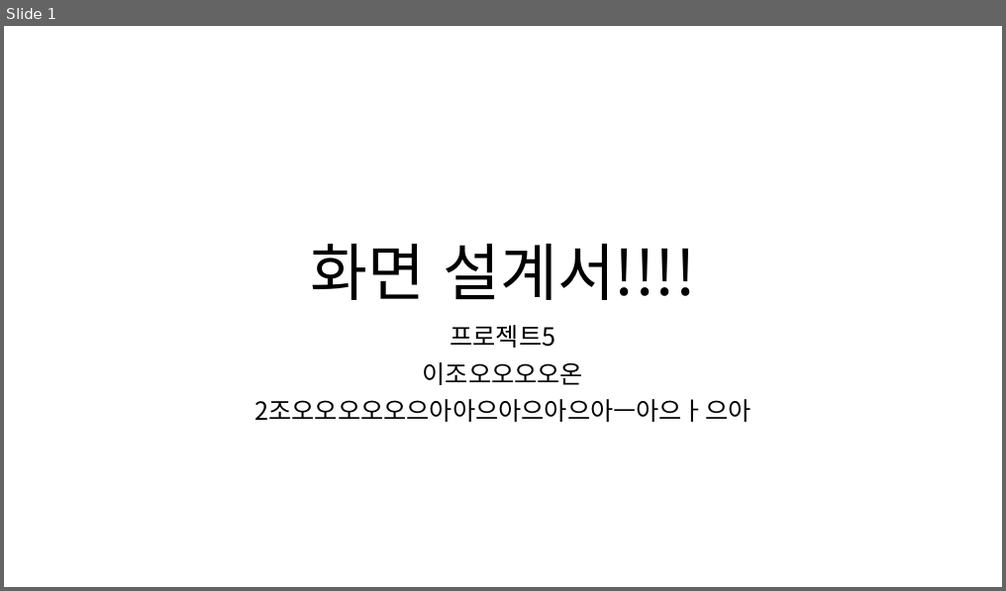
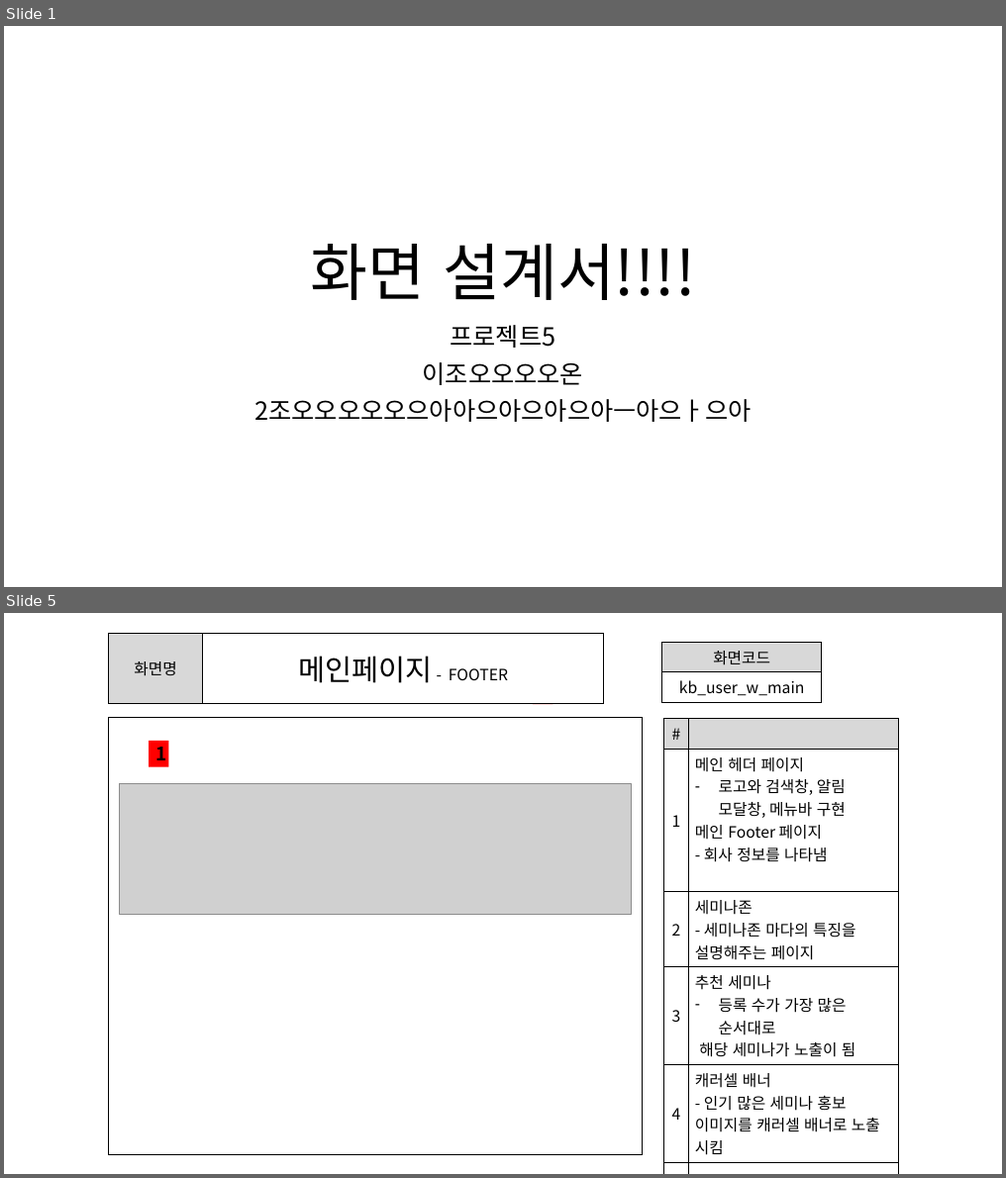
Before and after one commit to ezenteam2/e-Zone, a slide deck: 0 발표용 파워포인트/0403 1차발표/0403 project05 - 파워포인트 - 기범.pptx. Shown one above the other, each under a label of ours: slide 1 before the commit, slides 1 and 5 after it; the slides between them are not shown. The pictures are 1006x591 and 1006x1178 pixels, drawn with LibreOffice and Linux fonts; fonts in the diff are those of the drawing; grey boxes stand for pictures. Boxes give left, top, right and bottom in pixels: in the first picture for what was removed or moved away, otherwise in the second. Text is boxed around its words. In the diff, an @@ line names an element or a change of style, - is before the commit and + after.

```diff
--- a/0 발표용 파워포인트/0403 1차발표/0403 project05 - 파워포인트 - 기범.pptx
+++ b/0 발표용 파워포인트/0403 1차발표/0403 project05 - 파워포인트 - 기범.pptx
@@ slide 5 added at <box>4,613,1002,1174</box>, background #FFFFFF @@
@@ table added at <box>109,633,604,703</box>, 1 rows, 2 columns @@
+화면명 | 메인페이지 - FOOTER
@@ table added at <box>662,642,822,700</box>, 2 rows, 1 columns @@
+화면코드
+kb_user_w_main
@@ text added at <box>423,678,434,683</box>, 18 pt, text #000000, bold @@
+1
@@ text added at <box>450,678,460,680</box>, 18 pt, text #000000, bold @@
+2
@@ text added at <box>480,678,491,680</box>, 18 pt, text #000000, bold @@
+3
@@ text added at <box>541,676,551,703</box>, 18 pt, text #000000, bold @@
+5
@@ text added at <box>570,676,581,703</box>, 18 pt, text #000000, bold @@
+6
@@ rectangle added at <box>108,717,643,1155</box>, fill #FFFFFF, outline #000000 1 pt @@
@@ table added at <box>663,719,899,1169</box>, 6 rows, 2 columns @@
+# | 
+1 | 메인 헤더 페이지 / 로고와 검색창, 알림 모달창, 메뉴바 구현 / 메인 Footer 페이지 / - 회사 정보를 나타냄
+2 | 세미나존 / - 세미나존 마다의 특징을 설명해주는 페이지
+3 | 추천 세미나 / 등록 수가 가장 많은 순서대로 / 해당 세미나가 노출이 됨
+4 | 캐러셀 배너 / - 인기 많은 세미나 홍보 이미지를 캐러셀 배너로 노출 시킴
+ | 
@@ rectangle added at <box>149,741,168,766</box>, fill #FF0000, 18 pt, text #000000, bold @@
+1
@@ picture added at <box>119,784,631,915</box> @@
```
Also in this commit, not shown: 4 slides changed, 2 other slides added, 1 slide removed.
